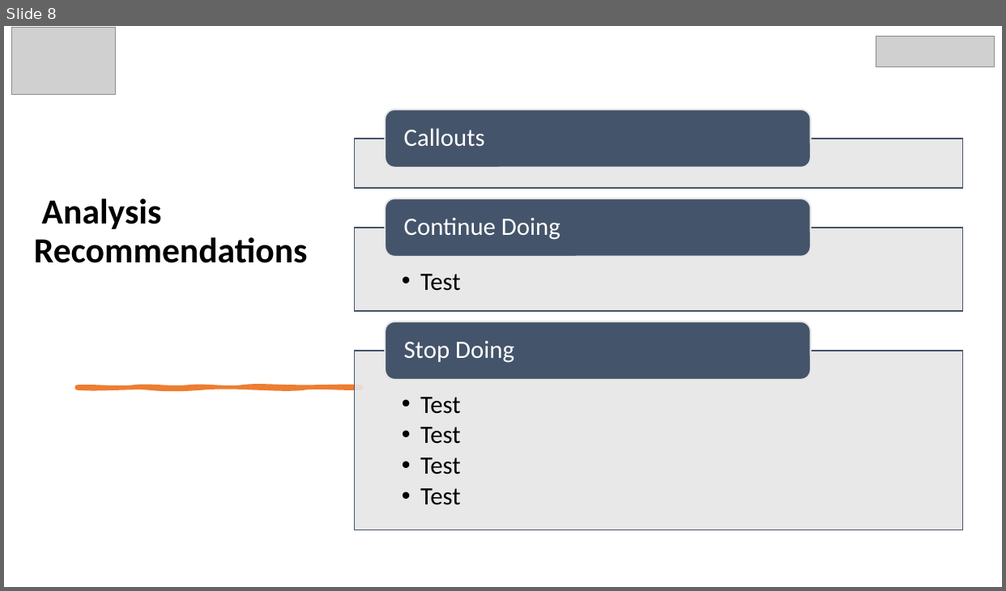
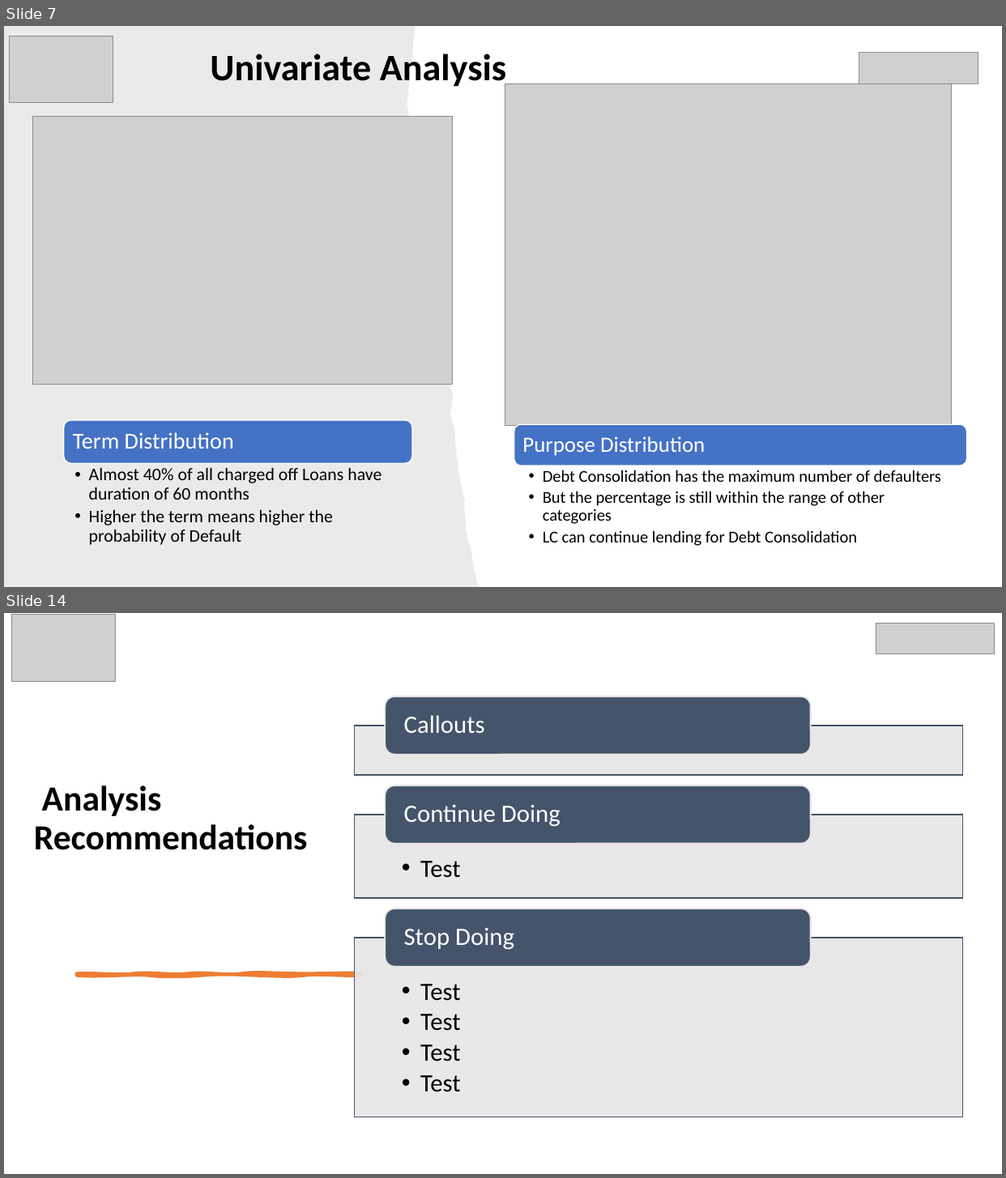
Before and after one commit to rramchan12/Lending-Club-EDA-CaseStudy, a slide deck: LendingClubCaseStudy.pptx. Shown one above the other, each under a label of ours: slide 8 before the commit, slides 7 and 14 after it; the slides between them are not shown. The pictures are 1006x591 and 1006x1178 pixels, drawn with LibreOffice and Linux fonts; fonts in the diff are those of the drawing; grey boxes stand for pictures; background and template pictures are left out. Boxes give left, top, right and bottom in pixels: in the first picture for what was removed or moved away, otherwise in the second. Text is boxed around its words. In the diff, an @@ line names an element or a change of style, - is before the commit and + after.

```diff
--- a/LendingClubCaseStudy.pptx
+++ b/LendingClubCaseStudy.pptx
@@ slide 7 added at box(4, 26, 1002, 587), background #FFFFFF @@
@@ freeform shape added at box(4, 26, 479, 587), fill #82766A at 15% opacity @@
@@ picture added at box(9, 36, 113, 102) @@
@@ title added at box(210, 54, 506, 89), 36 pt, text #000000, bold @@
+Univariate Analysis
@@ picture added at box(859, 53, 978, 84) @@
@@ picture added at box(505, 84, 952, 426) @@
@@ picture added at box(32, 116, 454, 385) @@
@@ rounded rectangle added at box(64, 420, 413, 464), fill #4472C4, outline #FFFFFF 1 pt @@
@@ text added at box(73, 433, 234, 449), 22 pt, text #FFFFFF @@
+Term Distribution
@@ rounded rectangle added at box(514, 425, 967, 466), fill #4472C4, outline #FFFFFF 1 pt @@
@@ text added at box(522, 437, 705, 456), 21 pt, text #FFFFFF @@
+Purpose Distribution
@@ text added at box(89, 468, 381, 545), 17 pt, text #000000 @@
+  • Almost 40% of all charged off Loans have duration of 60 months
+  • Higher the term means higher the probability of Default
@@ text added at box(543, 470, 941, 546), 16 pt, text #000000 @@
+  • Debt Consolidation has the maximum number of defaulters
+  • But the percentage is still within the range of other categories
+  • LC can continue lending for Debt Consolidation
@@ what was slide 8 is now slide 14 @@
```
Also in this commit, not shown: 6 other slides added, 1 slide removed, 1 other file.
